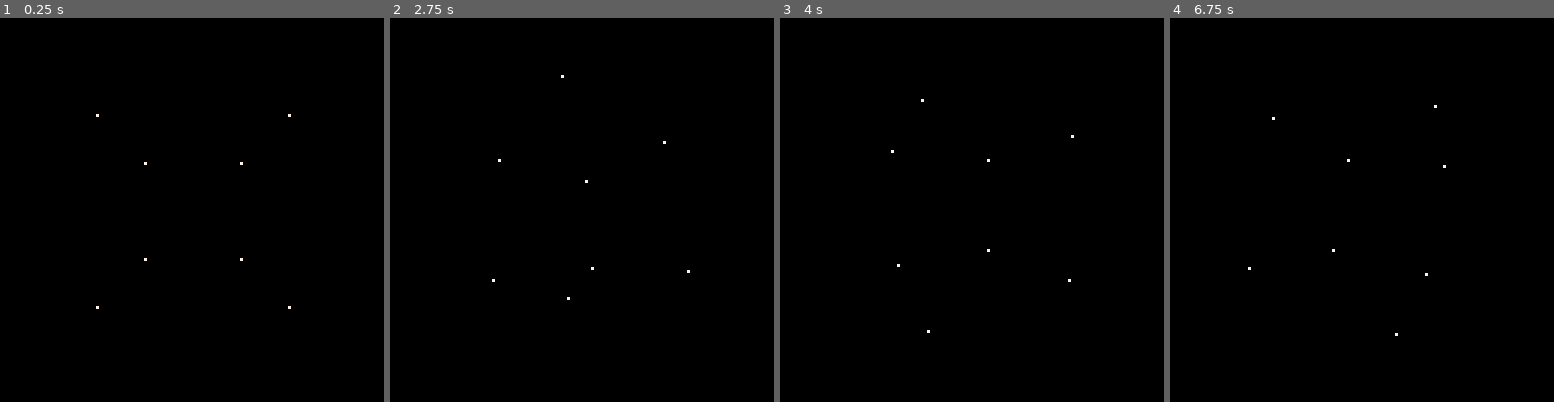
Above: before the commit, frames 1-4 (left to right).
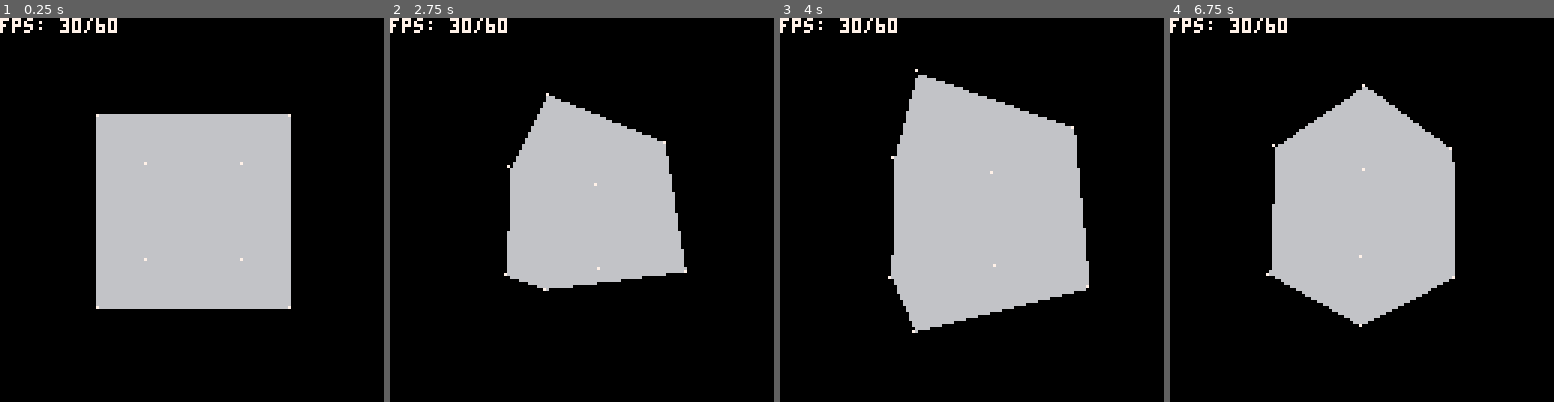
Above: after the commit, the same moments.

Repository: gschup/pico8-playground
Game: PICO-8 cartridge carts/3drend.p8
The game is run twice, just before and just after one commit, with the same random seed, the same clock (stepped at 60 frames per second) and the same inputs.
Inputs:
- Up to frame 1 (0.25 s): no input
- Up to frame 2 (2.75 s): tap X (X key) at 0.33, 1.07, 1.85 s; tap O (Z key) at 0.7, 1.7, 2.1, 2.5 s; hold Right 1.6-2.1 s; hold Up 2.15-2.42 s; hold Right from 2.47 s (still down)
- Up to frame 3 (4 s): tap O (Z key) at 2.9, 3.3, 3.7 s; tap X (X key) at 2.97 s; release Right at 3.03 s; hold Left 3.08-3.58 s; hold Down 3.63-3.97 s
- Up to frame 4 (6.75 s): hold Right 4.02-4.68 s; tap X (X key) at 4.08, 5.2, 6.32 s; tap O (Z key) every 0.4 s from 4.1 to 6.5 s; hold Up 4.73-5.03 s; hold Left 5.08-5.68 s; hold Down 5.73-6.03 s; hold Right 6.08-6.58 s; hold Right from 6.63 s (still down)

The runs differ from the first frame. In frame 1, 26% of the frame differs, in the area x 0-76%, y 0-76%; in frame 2, 18%; in frame 3, 27%, in the area x 0-81%, y 0-83%; in frame 4, 23%.

Commit message:
face rasterization

Diff:
--- a/carts/3drend.p8
+++ b/carts/3drend.p8
@@ -2,7 +2,8 @@
 version 34
 __lua__
 --init
-cam_speed=3.0
+rot_speed=3.0
+move_speed=0.1
 
 function _init()
 	cam={}
@@ -35,18 +36,20 @@
 	rot_mat.cols=4
 
 	// vertex data
-	hp=hom_points(points)
+	hp,pn=read_vertices(points)
 end
 -->8
 --update
-function _update()
+function _update60()
  // inputs
  cam.dy=0
  cam.dx=0
- if (btn(⬆️)) cam.dy=-cam_speed
- if (btn(⬇️)) cam.dy=cam_speed
- if (btn(⬅️)) cam.dx=-cam_speed
- if (btn(➡️)) cam.dx=cam_speed
+ if (btn(⬆️)) cam.dy=-rot_speed
+ if (btn(⬇️)) cam.dy=rot_speed
+ if (btn(⬅️)) cam.dx=-rot_speed
+ if (btn(➡️)) cam.dx=rot_speed
+ if (btn(❎)) cam.dist+=move_speed
+ if (btn(🅾️)) cam.dist-=move_speed
 	// update view matrix
 	view_mat[3][4]=cam.dist
 	// update projection matrix
@@ -61,15 +64,78 @@
 --draw
 function _draw()
  cls(0)
+ // project vertices
  local m=matmul(proj_mat, view_mat)
 	m=matmul(m, rot_mat)
-	render_list={}
-	local pp=matmul(m,hp)
-	local pix=hom_to_pix(pp)
-	// render
-	for p=1,#pix do
-	 pset(pix[p][1],pix[p][2],7)
-	end
+	local php=matmul(m,hp)
+	local pn=matmul(m,pn)
+	local pp=hom_to_3d(php)
+	// backface culling
+	local fids=cull_faces(pp)
+	// rasterize faces
+	rasterize_faces(pp,fids)
+	// render vertices
+	render_vertices(pp)
+	// fps info
+	print("fps: "..stat(7).."/"..stat(8),0,0,7)
+end
+
+function render_vertices(pp)
+	for p=1,#pp do
+	 pset(pp[p][1],pp[p][2],7)
+	end
+end
+
+function cull_faces(pp)
+	local fids={}
+ for i=1,#faces do
+ 	// backface culling
+ 	local v1=pp[faces[i][1]]
+ 	local v2=pp[faces[i][2]]
+ 	local v3=pp[faces[i][3]]
+ 	local a={
+ 		v1[1]-v2[1],
+ 		v1[2]-v2[2],
+ 		v1[3]-v2[3]}
+ 	local b={
+ 		v1[1]-v3[1],
+ 		v1[2]-v3[2],
+ 		v1[3]-v3[3]}
+ 	local n=crossprod(a,b)
+ 	if n[2]<0 then
+ 		add(fids,i)
+ 	end
+ end
+ return fids
+end
+
+function rasterize_faces(pp,fids)
+ for fid in all(fids) do
+ 	local face=faces[fid]
+ 	local v1=pp[face[1]]
+ 	local v2=pp[face[2]]
+ 	local v3=pp[face[3]]
+
+ 	// bounding box
+ 	local xmin=min(min(v1[1],v2[1]),v3[1])
+ 	local xmax=max(max(v1[1],v2[1]),v3[1])
+ 	local ymin=min(min(v1[2],v2[2]),v3[2])
+ 	local ymax=max(max(v1[2],v2[2]),v3[2])
+ 	// clamp by canvas bounds
+ 	xmin=min(max(0,xmin),127)
+ 	ymin=min(max(0,ymin),127)
+ 	xmax=min(max(0,xmax),127)
+ 	ymax=min(max(0,ymax),127)
+
+
+ 	for x=flr(xmin),flr(xmax) do
+ 		for y=flr(ymin),flr(ymax) do
+ 			if is_inside(v1,v2,v3,x,y) then
+ 				pset(x,y,6)
+ 			end
+ 		end
+ 	end
+ end
 end
 -->8
 --functions
@@ -91,7 +157,17 @@
  return prod
 end
 
-function hom_points(p)
+function crossprod(a,b)
+	assert(#a==3 and #b==3)
+	local res={}
+	res[1]=a[2]*b[3]-a[3]*b[2]
+	res[2]=a[3]*b[1]-a[1]*b[3]
+	res[3]=a[1]*b[2]-a[2]*b[1]
+	return res
+end
+
+function read_vertices(p)
+	// points in homogeneous coordinates
 	local hp={{},{},{},{}}
 	for i=1,#p do
 		add(hp[1],p[i][1])
@@ -101,17 +177,28 @@
 	end
 	hp.rows=4
 	hp.cols=#p
-	return hp
-end
-
-function hom_to_pix(hp)
-	local pix={}
+	// vertex normals
+	local n={{},{},{},{}}
+	for i=1,#p do
+		add(n[1],p[i][4])
+		add(n[2],p[i][5])
+		add(n[3],p[i][6])
+		add(n[4],1)
+	end
+	n.rows=4
+	n.cols=#p
+	return hp,n
+end
+
+function hom_to_3d(hp)
+	local v={}
 	for i=1,hp.cols do
 		local px=64+64*hp[1][i]/hp[4][i]
 		local py=64+64*hp[2][i]/hp[4][i]
-		add(pix,{px,py})
-	end
-	return pix
+		local pz=64+64*hp[3][i]/hp[4][i]
+		add(v,{px,py,py})
+	end
+	return v
 end
 
 function get_rot(dx,dy)
@@ -142,17 +229,73 @@
 	rot[4][4]=1
 	return rot
 end
+
+function is_inside(v1,v2,v3,px,py)
+	local x1=v1[1]
+	local x2=v2[1]
+	local x3=v3[1]
+	local y1=v1[2]
+	local y2=v2[2]
+	local y3=v3[2]
+	local t1=((y2-y3)*(px-x3)+(x3-x2)*(py-y3))/((y2-y3)*(x1-x3)+(x3-x2)*(y1-y3))
+	local t2=((y3-y1)*(px-x3)+(x1-x3)*(py-y3))/((y2-y3)*(x1-x3)+(x3-x2)*(y1-y3))
+	local t3=1-t1-t2
+	return t1>=0 and t2>=0 and t3>=0
+end
 -->8
 --vertex data
 points={
-  { -1, -1,  1 },
-  {  1, -1,  1 },
-  {  1,  1,  1 },
-  { -1,  1,  1 },
-  { -1, -1, -1 },
-  {  1, -1, -1 },
-  {  1,  1, -1 },
-  { -1,  1, -1 }
+{-1.000000,-1.000000,1.000000,-1.000000,0.000000,0.000000},
+{-1.000000,1.000000,1.000000,-1.000000,0.000000,0.000000},
+{-1.000000,1.000000,-1.000000,-1.000000,0.000000,0.000000},
+{-1.000000,1.000000,1.000000,0.000000,1.000000,-0.000000},
+{1.000000,1.000000,1.000000,0.000000,1.000000,-0.000000},
+{1.000000,1.000000,-1.000000,0.000000,1.000000,-0.000000},
+{1.000000,1.000000,1.000000,1.000000,0.000000,0.000000},
+{1.000000,-1.000000,1.000000,1.000000,0.000000,0.000000},
+{1.000000,-1.000000,-1.000000,1.000000,0.000000,0.000000},
+{-1.000000,-1.000000,1.000000,-0.000000,-1.000000,0.000000},
+{-1.000000,-1.000000,-1.000000,-0.000000,-1.000000,0.000000},
+{1.000000,-1.000000,1.000000,-0.000000,-1.000000,0.000000},
+{-1.000000,-1.000000,-1.000000,-0.000000,-0.000000,-1.000000},
+{-1.000000,1.000000,-1.000000,-0.000000,-0.000000,-1.000000},
+{1.000000,1.000000,-1.000000,-0.000000,-0.000000,-1.000000},
+{1.000000,-1.000000,1.000000,-0.000000,0.000000,1.000000},
+{1.000000,1.000000,1.000000,-0.000000,0.000000,1.000000},
+{-1.000000,1.000000,1.000000,-0.000000,0.000000,1.000000},
+{-1.000000,-1.000000,-1.000000,-1.000000,-0.000000,-0.000000},
+{-1.000000,-1.000000,1.000000,-1.000000,-0.000000,-0.000000},
+{-1.000000,1.000000,-1.000000,-1.000000,-0.000000,-0.000000},
+{-1.000000,1.000000,-1.000000,0.000000,1.000000,0.000000},
+{-1.000000,1.000000,1.000000,0.000000,1.000000,0.000000},
+{1.000000,1.000000,-1.000000,0.000000,1.000000,0.000000},
+{1.000000,1.000000,-1.000000,1.000000,-0.000000,0.000000},
+{1.000000,1.000000,1.000000,1.000000,-0.000000,0.000000},
+{1.000000,-1.000000,-1.000000,1.000000,-0.000000,0.000000},
+{1.000000,-1.000000,1.000000,0.000000,-1.000000,0.000000},
+{-1.000000,-1.000000,-1.000000,0.000000,-1.000000,0.000000},
+{1.000000,-1.000000,-1.000000,0.000000,-1.000000,0.000000},
+{1.000000,-1.000000,-1.000000,0.000000,-0.000000,-1.000000},
+{-1.000000,-1.000000,-1.000000,0.000000,-0.000000,-1.000000},
+{1.000000,1.000000,-1.000000,0.000000,-0.000000,-1.000000},
+{-1.000000,-1.000000,1.000000,0.000000,0.000000,1.000000},
+{1.000000,-1.000000,1.000000,0.000000,0.000000,1.000000},
+{-1.000000,1.000000,1.000000,0.000000,0.000000,1.000000},
+}
+
+faces={
+{1,2,3},
+{4,5,6},
+{7,8,9},
+{10,11,12},
+{13,14,15},
+{16,17,18},
+{19,20,21},
+{22,23,24},
+{25,26,27},
+{28,29,30},
+{31,32,33},
+{34,35,36},
 }
 
 __gfx__
